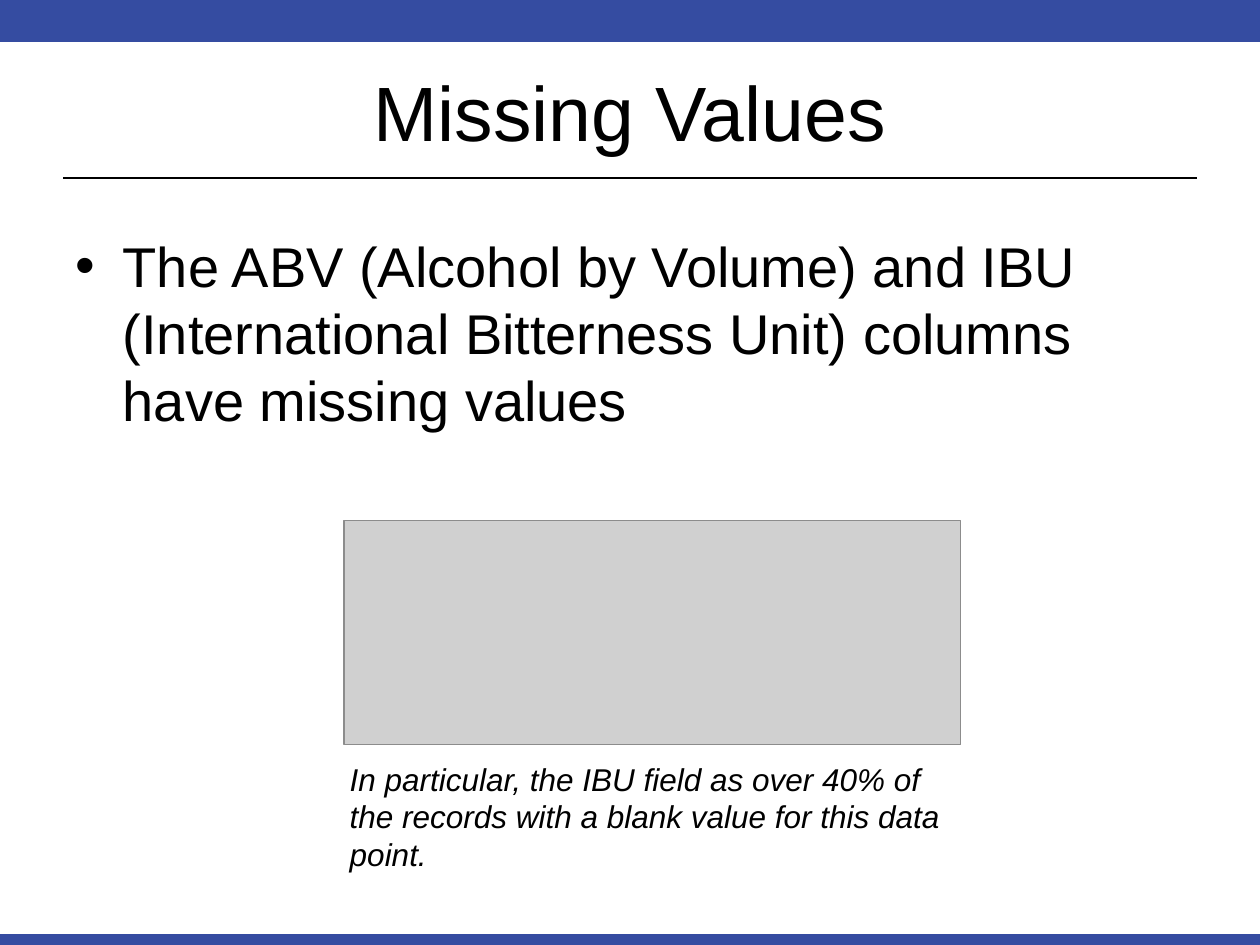
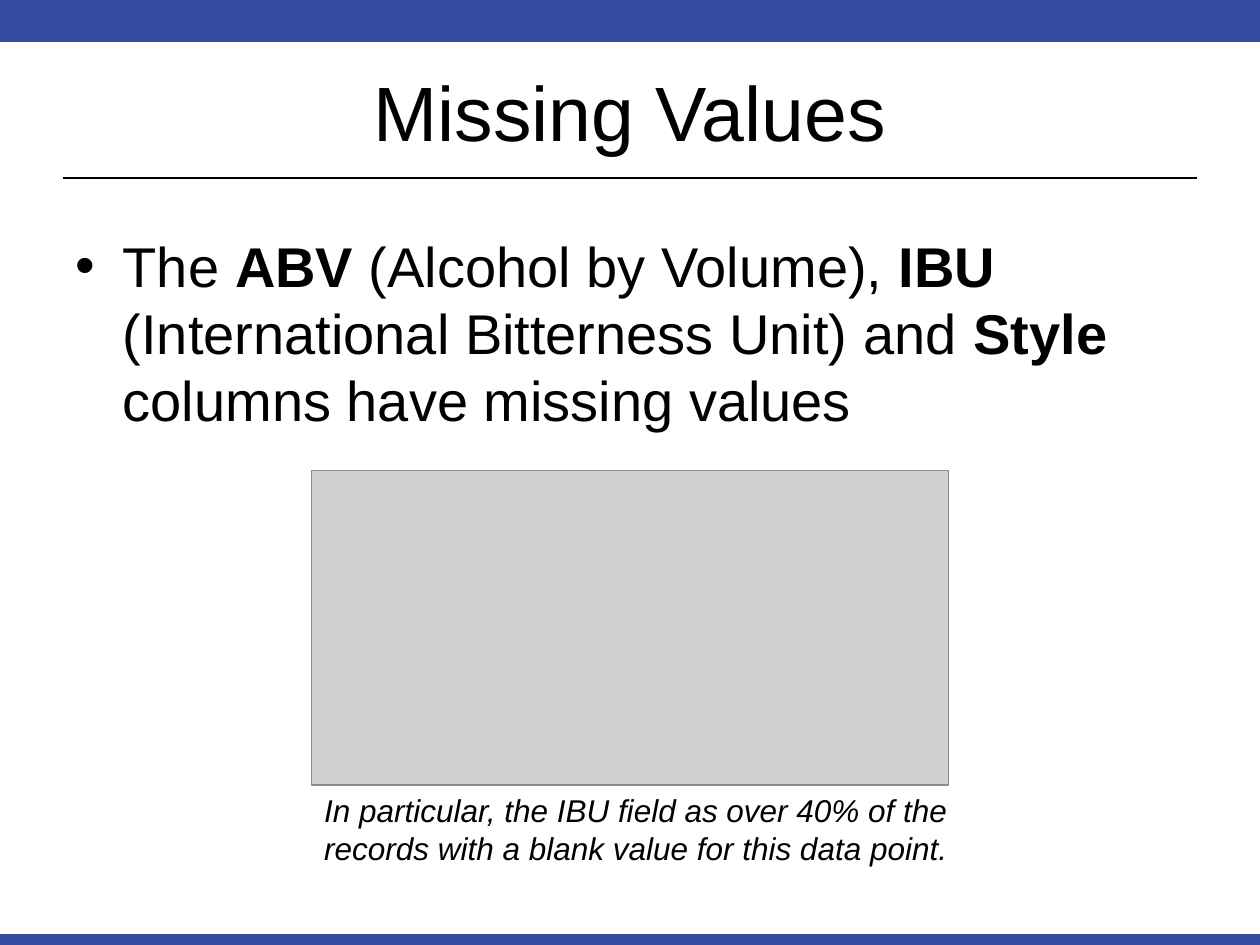
Before and after one commit to RobinsonCW/BeerAnalysis, a slide deck: slide 5 of presentation/DS6306_Proj1_Presentation.pptx. Drawn at 1260x945 pixels with LibreOffice and Linux fonts; fonts in the diff are those of the drawing; grey boxes stand for pictures. Boxes give left, top, right and bottom in pixels: in the first picture for what was removed or moved away, otherwise in the second. Text is boxed around its words. In the diff, an @@ line names an element or a change of style, - is before the commit and + after.

Commit message:
update power point slide

```diff
--- a/presentation/DS6306_Proj1_Presentation.pptx
+++ b/presentation/DS6306_Proj1_Presentation.pptx
@@ text at <box>123,246,1108,432</box>: text changed @@
-• The ABV (Alcohol by Volume) and IBU (International Bitterness Unit) columns have missing values
+• The ABV (Alcohol by Volume), IBU (International Bitterness Unit) and Style columns have missing values
@@ picture: place and size @@
-picture at <box>344,520,961,745</box>
+picture at <box>311,470,948,785</box>
@@ text "In particular, the IBU field ..." rewrapped from <box>350,768,939,872</box> to <box>324,799,947,866</box> @@
```
